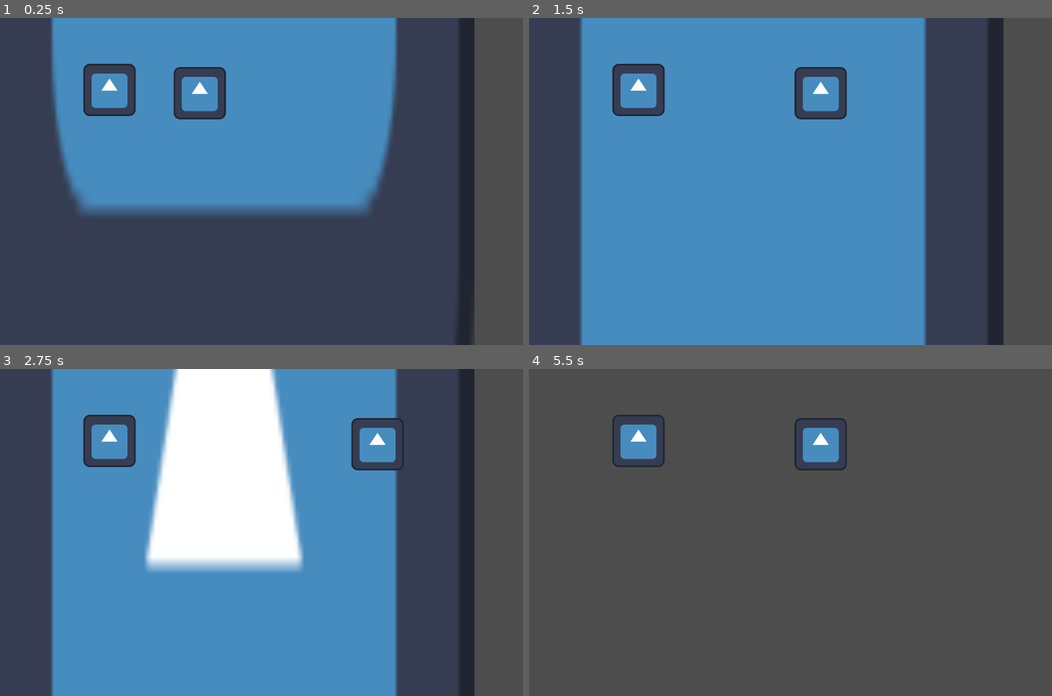
Above: before the commit, frames 1-4 (two rows, left to right).
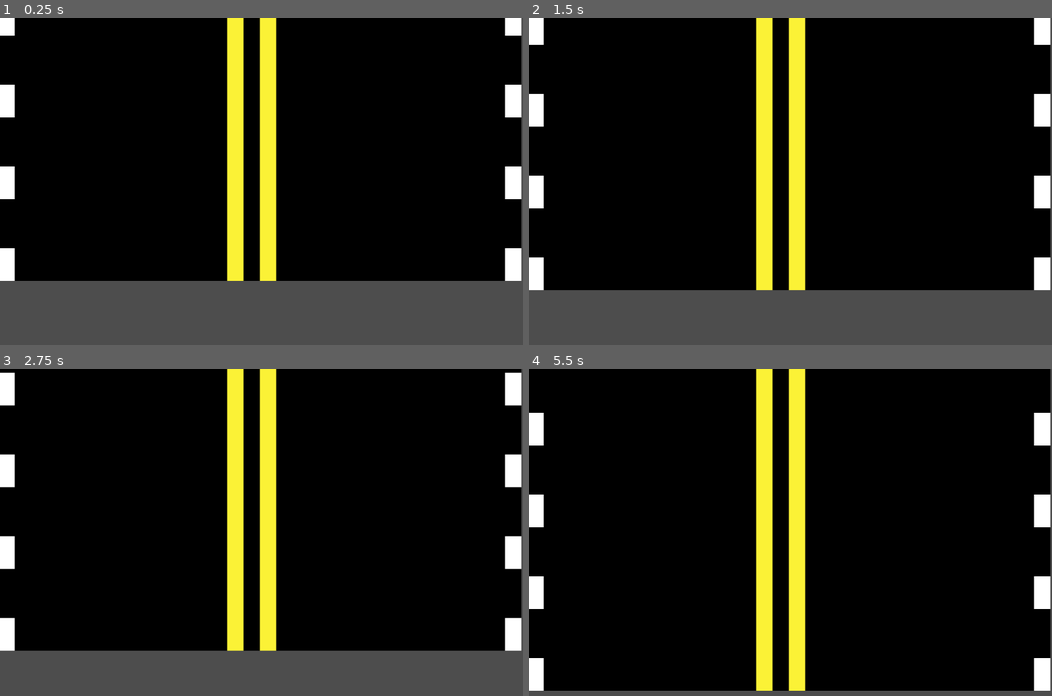
Above: after the commit, the same moments.

Repository: MathiasBenoni/urban-engine
Game: Godot game, scene res://scenes/main.tscn
Same seed, same stepped clock (60 frames per second), same inputs: the game is played once before the commit and once after it. The engine's default icon, where the game draws it, is replaced by a stand-in: a white triangle on a blue panel in a dark square.
Inputs:
- Up to frame 1 (0.25 s): no input
- Up to frame 2 (1.5 s): hold Right (ui_right) 0.53-1.28 s; hold Space (brake) from 1.28 s (still down)
- Up to frame 3 (2.75 s): release Space (brake) at 2.03 s; hold Right (ui_right) from 2.03 s (still down)
- Up to frame 4 (5.5 s): release Right (ui_right) at 3.53 s; hold Left (ui_left) 3.53-5.03 s; hold Space (brake) from 5.03 s (still down)

The runs differ from the first frame. In frame 1, 81% of the frame differs, in the area x 0-100%, y 0-100%; in frame 2, 95%; in frame 3, 96%; in frame 4, 98%, in the area x 0-100%, y 0-99%.

Commit message:
Structured project, code more readable

Diff:
--- a/project.godot
+++ b/project.godot
@@ -28,3 +28,7 @@
 "events": [Object(InputEventKey,"resource_local_to_scene":false,"resource_name":"","device":-1,"window_id":0,"alt_press …(191 unchanged characters)…
 ]
 }
+
+[rendering]
+
+textures/canvas_textures/default_texture_filter=0
--- a/scenes/car.tscn
+++ b/scenes/car.tscn
@@ -6,6 +6,7 @@
 size = Vector2(82, 83)
 
 [node name="car" type="CharacterBody2D"]
+motion_mode = 1
 
 [node name="Sprite2D" type="Sprite2D" parent="."]
 texture = ExtResource("1_c35m8")
--- a/scenes/main.tscn
+++ b/scenes/main.tscn
@@ -1,20 +1,18 @@
 [gd_scene load_steps=5 format=3 uid="uid://dt7tmqrk6vt"]
 
 [ext_resource type="Script" uid="uid://bfr0ac0m4h11" path="res://scripts/main.gd" id="1_jyhfs"]
-[ext_resource type="Texture2D" uid="uid://csdjyvtp2x2ij" path="res://icon.svg" id="1_o5qli"]
 [ext_resource type="PackedScene" uid="uid://bs2hucd20aekb" path="res://scenes/car.tscn" id="2_sugp2"]
 [ext_resource type="PackedScene" uid="uid://cbcw40y62pg6x" path="res://scenes/player.tscn" id="3_jyhfs"]
+[ext_resource type="PackedScene" uid="uid://hlpvc5xnixpw" path="res://scenes/road.tscn" id="4_jyhfs"]
 
 [node name="main" type="Node2D"]
 script = ExtResource("1_jyhfs")
-
-[node name="Sprite2D" type="Sprite2D" parent="."]
-position = Vector2(548.5, -1501.5001)
-scale = Vector2(9.5703125, 41.601566)
-texture = ExtResource("1_o5qli")
 
 [node name="car" parent="." instance=ExtResource("2_sugp2")]
 position = Vector2(268, 176)
 
 [node name="player" parent="." instance=ExtResource("3_jyhfs")]
 position = Vector2(489, 184)
+
+[node name="road" parent="." instance=ExtResource("4_jyhfs")]
+position = Vector2(636, 0)
--- /dev/null
+++ b/scenes/road.tres
@@ -0,0 +1,24 @@
+[gd_resource type="SpriteFrames" load_steps=3 format=3 uid="uid://d25p64au0nvpl"]
+
+[ext_resource type="Texture2D" uid="uid://der76pwku47gf" path="res://assets/road-temp.png" id="1_hgidx"]
+[ext_resource type="Texture2D" uid="uid://cydjc1pcbc2eo" path="res://assets/intersect.png" id="2_4x8xb"]
+
+[resource]
+resource_name = "1"
+animations = [{
+"frames": [{
+"duration": 1.0,
+"texture": ExtResource("1_hgidx")
+}],
+"loop": true,
+"name": &"default",
+"speed": 5.0
+}, {
+"frames": [{
+"duration": 1.0,
+"texture": ExtResource("2_4x8xb")
+}],
+"loop": true,
+"name": &"intersection",
+"speed": 5.0
+}]
--- /dev/null
+++ b/scenes/road.tscn
@@ -0,0 +1,11 @@
+[gd_scene load_steps=3 format=3 uid="uid://hlpvc5xnixpw"]
+
+[ext_resource type="Script" uid="uid://ddbjq0lhpyc40" path="res://scripts/road.gd" id="1_my2y2"]
+[ext_resource type="SpriteFrames" uid="uid://d25p64au0nvpl" path="res://scenes/road.tres" id="2_fy6l0"]
+
+[node name="road" type="Node2D"]
+script = ExtResource("1_my2y2")
+
+[node name="sprite" type="AnimatedSprite2D" parent="."]
+scale = Vector2(40, 40)
+sprite_frames = ExtResource("2_fy6l0")
--- a/scripts/main.gd
+++ b/scripts/main.gd
@@ -2,11 +2,9 @@
 
 var main_speed := 10.0
 
-@onready var map := $Sprite2D
-@export var stepper := 50.0
-
 var brake = false
 
+@onready var screen_size = get_viewport().get_visible_rect().size
 
 # Called when the node enters the scene tree for the first time.
 func _ready() -> void:
@@ -16,19 +14,23 @@
 # Called every frame. 'delta' is the elapsed time since the previous frame.
 func _process(delta: float) -> void:
 
+	if $road.position.y >= screen_size.y:
+		print("HALLO")
+
 	print(main_speed)
 
+
+
+
 	if brake == true:
-		map.position.y += stepper * delta * 0.2 * main_speed
-
-		if main_speed >= 1:
+		if main_speed >= 0:
 			main_speed -= 10 * delta
+		$road.position.y += main_speed * delta
 	else:
-
+		$road.position.y += main_speed * delta
 		main_speed += 10 * delta
 
 
-		map.position.y += stepper * main_speed * delta
 	if Input.is_action_pressed("brake"):
 		brake = true
 	else:
--- a/scripts/player.gd
+++ b/scripts/player.gd
@@ -4,7 +4,7 @@
 const SPEED = 300.0
 
 
-func _physics_process(delta: float) -> void:
+func _physics_process(_delta: float) -> void:
 
 	# Get the input direction and handle the movement/deceleration.
 	# As good practice, you should replace UI actions with custom gameplay actions.
--- /dev/null
+++ b/scripts/road.gd
@@ -0,0 +1 @@
+extends Node2D
Binary file added: assets/intersect.png
Not shown, added: assets/intersect.png.import
Binary file added: assets/road-temp.png
Not shown, added: assets/road-temp.png.import
Not shown, added: scripts/road.gd.uid
